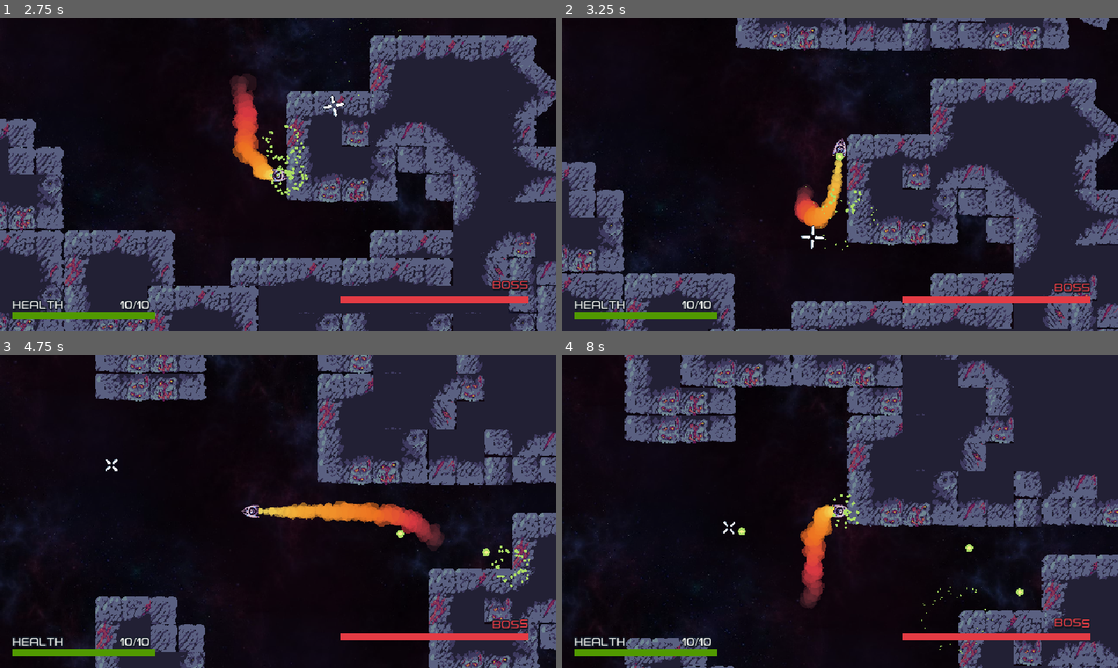
Above: before the commit, frames 1-4 (two rows, left to right).
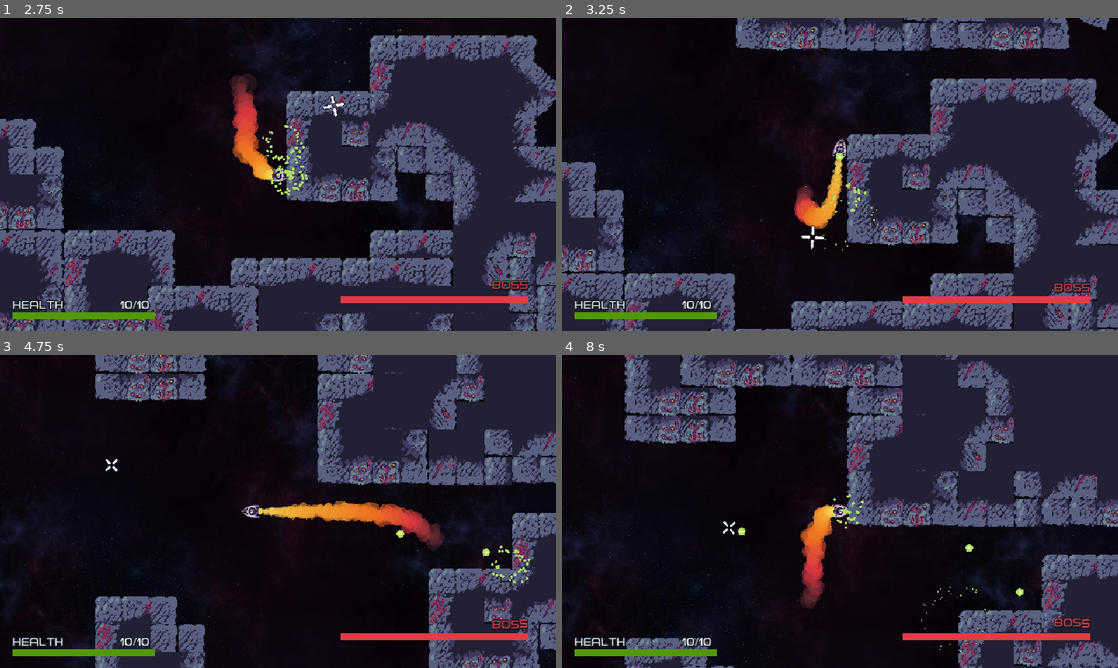
Above: after the commit, the same moments.

Repository: Yoshiip/boss-rush-jam-2024
Game: Godot game, scene res://levels/fights/first/first_fight.tscn
Two runs of this game, one before a commit and one after it. Both use one fixed random seed, a clock stepped at 60 frames per second and the inputs below. This scene is started directly instead of the project's main scene.
Inputs (mouse positions are in pixels of both pictures, inside the frame that each line leads up to):
- Up to frame 1 (2.75 s): tap Enter at 0.5 s; move the mouse to (400, 158) at 0.52 s; press the mouse at (400, 158) at 0.53 s; hold D (move_right) 0.53-1.28 s; move the mouse to (166, 190) at 1.27 s; release the mouse at (166, 190) at 1.28 s; hold S (move_down) 1.28-2.03 s; tap M (switch_movement) at 1.35 s; move the mouse to (333, 105) at 2.02 s; hold D (move_right) from 2.03 s (still down); tap Space (weapon_toggle) at 2.1 s
- Up to frame 2 (3.25 s): move the mouse to (812, 237) at 2.77 s; release D (move_right) at 2.78 s; hold W (move_up) from 2.78 s (still down); click (812, 237) at 2.85 s
- Up to frame 3 (4.75 s): move the mouse to (444, 558) at 3.52 s; release W (move_up) at 3.53 s; hold A (move_left) from 3.53 s (still down); tap M (switch_movement) at 3.6 s; move the mouse to (111, 464) at 4.27 s; tap Space (weapon_toggle) at 4.35 s
- Up to frame 4 (8 s): move the mouse to (867, 511) at 5.02 s; release A (move_left) at 5.03 s; press the mouse at (867, 511) at 5.03 s; hold S (move_down) 5.03-5.78 s; move the mouse to (756, 433) at 5.77 s; release the mouse at (756, 433) at 5.78 s; hold D (move_right) 5.78-6.53 s; tap M (switch_movement) at 5.85 s; move the mouse to (962, 495) at 6.52 s; hold W (move_up) 6.53-7.28 s; tap Space (weapon_toggle) at 6.6 s; move the mouse to (728, 527) at 7.27 s; hold D (move_right) from 7.28 s (still down); click (728, 527) at 7.35 s

Frame 1 is identical in both runs. In frame 2, less than 0.1% of the frame differs, in the area x 48-55%, y 52-63%; in frame 3, less than 0.1%; in frame 4, less than 0.1%.

Commit message:
wip rework enemies

Diff:
--- a/assets/bullets/bullet/bullet.gd
+++ b/assets/bullets/bullet/bullet.gd
@@ -55,12 +55,21 @@
 	root.spawn_bullet_destroy_particles(global_position, from_enemy)
 	queue_free()
 
+func bounce_of_position(pos: Vector2) -> void:
+	var collision_normal := (pos - global_position).normalized()
+	velocity = velocity.bounce(collision_normal)
+	ray_cast.set_target_position(velocity.normalized()*30)
+	ray_cast_homing.set_target_position(velocity.normalized()*300)
+
 
 func _on_body_entered(body: Node2D) -> void:
 	if body.is_in_group("Spaceship") && from_enemy:
 		body.take_damage(damage)
 		destroy_bullet()
 		#bullets bounce off of obstacles a number of times. player bullets bounce fewer times
+	elif body.is_in_group("Enemy") && !from_enemy:
+		body.take_damage(damage)
+		destroy_bullet()
 	elif body.is_in_group("Obstacle"):
 		if bounce_powerup:
 			speed *= 1.1
@@ -83,20 +92,19 @@
 		else:
 			destroy_bullet()
 
-		#lets enemy and player bullets bounce off of eachother
+#lets enemy and player bullets bounce off of eachother
 func _on_area_entered(body: Node2D) -> void:
 	if body.is_in_group("Bullet") && !from_enemy && body.from_enemy && deflection_bullet:
 		var other_bullet := body
 		bounces_count+=1
 
-		var collision_normal = (body.global_position - global_position).normalized()
+		var collision_normal := (body.global_position - global_position).normalized()
 		if !max_pierces > bounces_count_bullet:
-			velocity = velocity.bounce(collision_normal)
-			ray_cast.set_target_position(velocity.normalized()*30)
-			ray_cast_homing.set_target_position(velocity.normalized()*300)
-		if infection_bullet_lvl> bounces_count_bullet:
+			bounce_of_position(body.global_position)
+
+		if infection_bullet_lvl > bounces_count_bullet:
 			modulate = Color.DARK_CYAN
-			other_bullet.from_enemy= false
+			other_bullet.from_enemy = false
 			other_bullet.modulate = Color.DARK_CYAN
 		bounces_count_bullet+=1
 		speed *= 0.8
@@ -106,7 +114,8 @@
 		if other_bullet.bounce_powerup:
 			other_bullet.speed*=1.1
 			other_bullet.scale = Vector2(scale.x*1.2,scale.y*1.2)
-
+	if body.is_in_group("Spikeball"):
+		bounce_of_position(body.global_position)
 
 const MIN_ANGLE = deg_to_rad(-45)
 const MAX_ANGLE = deg_to_rad(45)
--- a/entities/Damaging Parts/spike_ball.gd
+++ b/entities/Damaging Parts/spike_ball.gd
@@ -2,8 +2,13 @@
 
 var damage := 2
 
+func _ready() -> void:
+	add_to_group(&"Enemy")
+
+
 func _process(delta: float) -> void:
 	$Sprite.rotation += delta * 0.2
+
 
 func _on_body_entered(body: Node2D) -> void:
 	if body.is_in_group("Spaceship"):
--- a/entities/Damaging Parts/spike_ball.tscn
+++ b/entities/Damaging Parts/spike_ball.tscn
@@ -16,5 +16,3 @@
 [node name="CollisionShape" type="CollisionShape2D" parent="."]
 position = Vector2(-2, 1)
 shape = SubResource("CircleShape2D_hhrhn")
-
-[connection signal="body_entered" from="." to="." method="_on_body_entered"]
--- /dev/null
+++ b/entities/character_body_enemy.gd
@@ -0,0 +1,32 @@
+class_name CharacterBodyEnemy
+extends CharacterBody2D
+
+@export var max_health := 10
+@onready var health := max_health
+
+
+@onready var camera: BetterCamera =get_viewport().get_camera_2d()
+@onready var player: Spaceship = get_tree().get_first_node_in_group("Spaceship")
+
+
+@export var dead_texture: CompressedTexture2D
+
+func take_damage(amount: float) -> void:
+	health -= amount
+	camera.add_trauma(2)
+
+	if health <= 0:
+		$Sprite.texture = dead_texture
+		$Death.play()
+		var tween := get_tree().create_tween().bind_node(self)
+		tween.tween_property($Sprite.material, "shader_parameter/modulate", Color.DIM_GRAY, 0.5)
+		camera.add_trauma(10)
+		set_process(false)
+		z_index = -10
+		$CollisionShape.disabled = true
+		reparent(get_tree().current_scene) # to disable rotation
+
+	else:
+		$Sprite.material.set_shader_parameter("whitening", 1.0)
+		var tween := get_tree().create_tween()
+		tween.tween_property($Sprite.material, "shader_parameter/whitening", 0.0, 0.2)
--- a/entities/eyes/default/default_eye.gd
+++ b/entities/eyes/default/default_eye.gd
@@ -1,30 +1,27 @@
 class_name DefaultEye
-extends Area2D
+extends CharacterBodyEnemy
 
-@export var max_health := 10
-@onready var health := max_health
 
 @export var max_shoot_timer := 0.01
 @onready var shoot_timer := max_shoot_timer
+
+@export var speed := 60.0
 
 @export_range(0.0, 1.0) var special_chance = 0.2
 @export_range(0.0, PI / 3) var accurracy = 0.2
 @export var bullet_speed = 2
 
-@onready var camera: BetterCamera = get_tree().current_scene.get_node("Camera")
 
 var BULLET = load("res://assets/bullets/bullet/bullet.tscn")
 
-const DEAD_TEXTURE = preload("res://entities/eyes/default/eye_dead.png")
-
 var spaceship: Spaceship
 
-func _ready() -> void:
-	$Sprite.material = $Sprite.material.duplicate()
-	spaceship = get_tree().get_first_node_in_group("Spaceship")
 
 func _process(delta: float) -> void:
-	look_at(spaceship.global_position)
+	if is_instance_valid(spaceship):
+		look_at(spaceship.global_position)
+		velocity = velocity.lerp((spaceship.global_position - global_position).normalized() * speed, 0.5 * delta)
+		move_and_slide()
 
 	shoot_timer -= delta
 	if shoot_timer <= 0.0:
@@ -51,8 +48,8 @@
 		return
 	var bullet: Bullet = BULLET.instantiate()
 	bullet.from_enemy = true
-	bullet.position = global_position
-	bullet.look_at(spaceship.global_position)
+	bullet.position = $ShootPoint.global_position
+	bullet.look_at($ShootPoint.global_position)
 	bullet.rotation += rotation_offset
 	bullet.velocity = Vector2.RIGHT.rotated(rotation)
 	bullet.speed = bullet_speed
@@ -62,25 +59,3 @@
 	else:
 		bullet.modulate = Color.RED
 	get_tree().current_scene.add_child(bullet)
-
-
-func _on_area_entered(area: Area2D) -> void:
-	if area.is_in_group("Bullet") and health > 0 and not area.from_enemy:
-		health -= area.damage
-		camera.add_trauma(2)
-
-		if health <= 0:
-			$Sprite.texture = DEAD_TEXTURE
-			$Death.play()
-			var tween := get_tree().create_tween().bind_node(self)
-			tween.tween_property($Sprite.material, "shader_parameter/modulate", Color.DIM_GRAY, 0.5)
-			camera.add_trauma(10)
-			set_process(false)
-			z_index = -10
-			reparent(get_tree().current_scene) # to disable rotation
-
-		else:
-			$Sprite.material.set_shader_parameter("whitening", 1.0)
-			var tween := get_tree().create_tween()
-			tween.tween_property($Sprite.material, "shader_parameter/whitening", 0.0, 0.2)
-		area.destroy_bullet()
--- a/entities/eyes/default/default_eye.tscn
+++ b/entities/eyes/default/default_eye.tscn
@@ -1,7 +1,8 @@
-[gd_scene load_steps=7 format=3 uid="uid://cfbwxs86sb8p1"]
+[gd_scene load_steps=8 format=3 uid="uid://cfbwxs86sb8p1"]
 
 [ext_resource type="Script" path="res://entities/eyes/default/default_eye.gd" id="1_gfg3s"]
 [ext_resource type="Shader" path="res://assets/spaceship/whitening.gdshader" id="2_8iku6"]
+[ext_resource type="Texture2D" uid="uid://bu7ko47q37y5q" path="res://entities/eyes/default/eye_dead.png" id="2_uden6"]
 [ext_resource type="Texture2D" uid="uid://cr014glk1f4dj" path="res://entities/eyes/default/eye_default.png" id="3_k64pc"]
 [ext_resource type="AudioStream" uid="uid://03eaf8f8e41o" path="res://audios/effects/death.wav" id="4_oeomp"]
 
@@ -13,25 +14,25 @@
 [sub_resource type="CircleShape2D" id="CircleShape2D_ufsgx"]
 radius = 32.0
 
-[node name="DefaultEye" type="Area2D" groups=["enemy"]]
+[node name="DefaultEye" type="CharacterBody2D" groups=["enemy"]]
 script = ExtResource("1_gfg3s")
-max_health = 6
 max_shoot_timer = 1.0
 special_chance = 0.15
 accurracy = 0.35
+max_health = 6
+dead_texture = ExtResource("2_uden6")
 
 [node name="Sprite" type="Sprite2D" parent="."]
 material = SubResource("ShaderMaterial_64cpk")
-position = Vector2(6, 2)
 texture = ExtResource("3_k64pc")
 offset = Vector2(4, 0)
 
 [node name="CollisionShape" type="CollisionShape2D" parent="." groups=["enemy"]]
-position = Vector2(6, 2)
 shape = SubResource("CircleShape2D_ufsgx")
 
 [node name="Death" type="AudioStreamPlayer2D" parent="."]
 stream = ExtResource("4_oeomp")
 bus = &"Effects"
 
-[connection signal="area_entered" from="." to="." method="_on_area_entered"]
+[node name="ShootPoint" type="Marker2D" parent="."]
+position = Vector2(32, 0)
Not shown: 1 places in 3rd_boss_info.tres that only renumber resources
Not shown: 1 places in levels/fights/first/first_fight.tscn that only renumber resources
